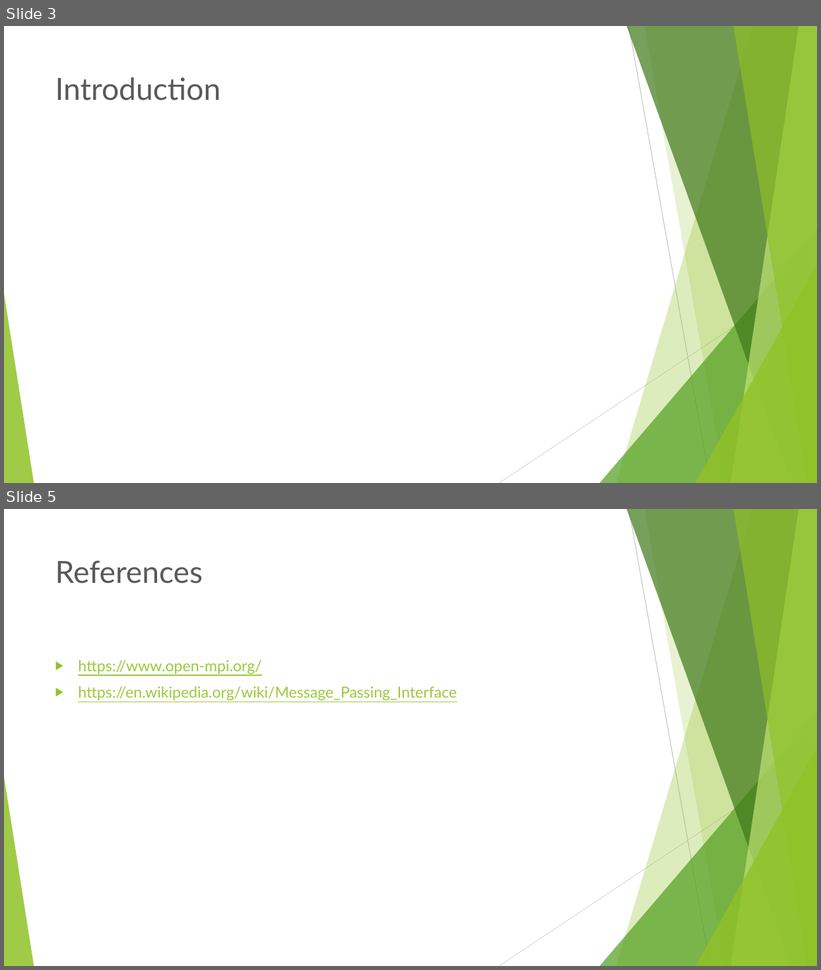
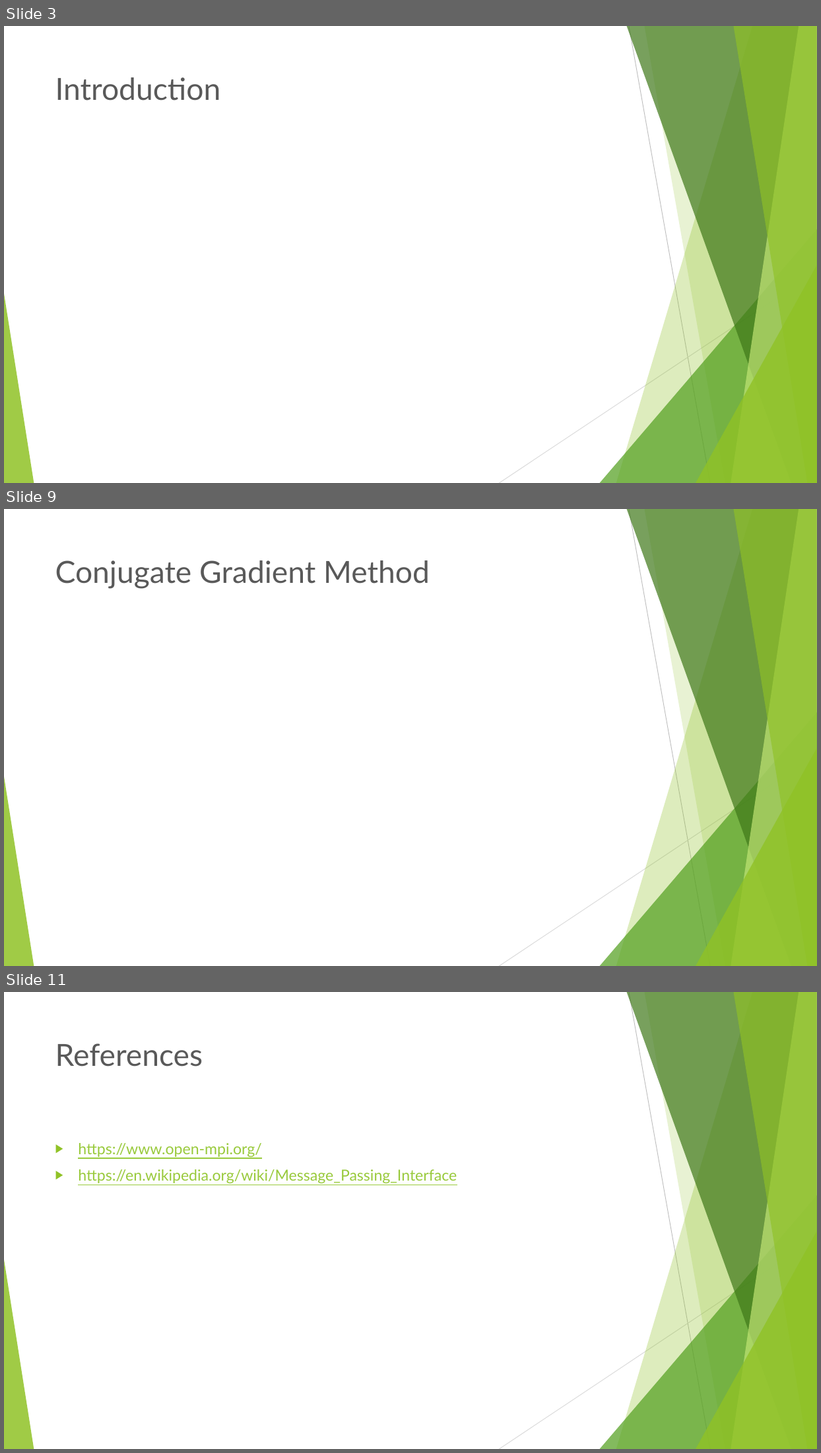
Before and after one commit to mawunyega/conjugate_gradient, a slide deck: presentattion.pptx. Shown one above the other, each under a label of ours: slides 3 and 5 before the commit, slides 3, 9 and 11 after it; the slides between them are not shown. The pictures are 821x970 and 821x1453 pixels, drawn with LibreOffice and Linux fonts; fonts in the diff are those of the drawing. Boxes give left, top, right and bottom in pixels: in the first picture for what was removed or moved away, otherwise in the second. Text is boxed around its words. In the diff, an @@ line names an element or a change of style, - is before the commit and + after.

```diff
--- a/presentattion.pptx
+++ b/presentattion.pptx
@@ slide 9 added at <box>4,509,817,966</box>, background #FFFFFF; not listed: 10 template elements that a slide beside it also shows @@
@@ title added at <box>55,560,430,589</box>, 36 pt, text #595959 @@
+Conjugate Gradient Method
@@ what was slide 5 is now slide 11 @@
```
Also in this commit, not shown: 1 slide changed, 5 other slides added, 1 other file.
